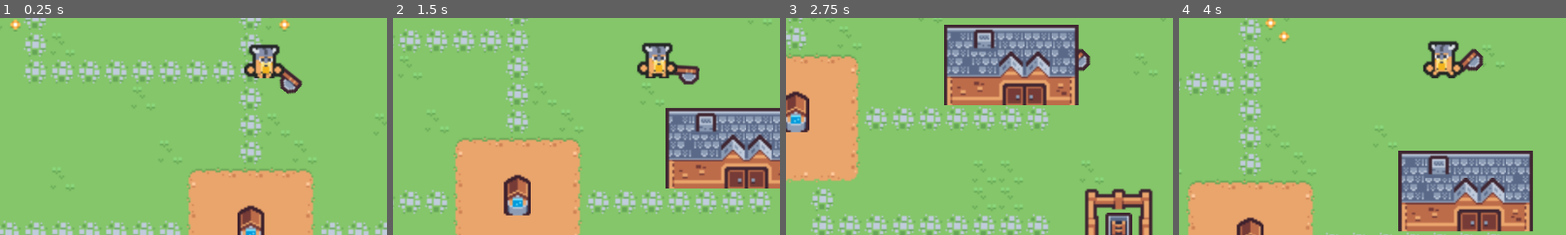
Above: before the commit, frames 1-4 (left to right).
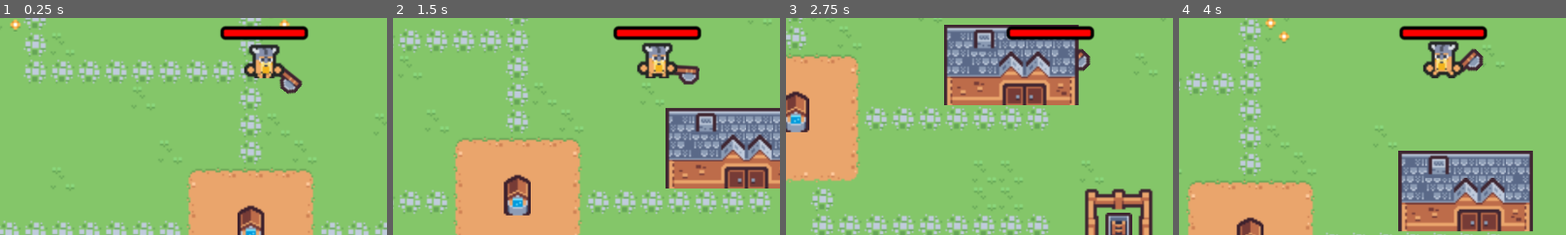
Above: after the commit, the same moments.

Repository: GodEmperorDaniel/crab-survivor
Game: Godot game, scene res://Scenes/Main_Scene.tscn
Same seed, same stepped clock (60 frames per second), same inputs: the game is played once before the commit and once after it.
Inputs (mouse positions are % of the whole screen's width and height, from its top left):
- Up to frame 1 (0.25 s): no input
- Up to frame 2 (1.5 s): tap Enter at 0.5 s; move the mouse to (72, 45) at 0.52 s; press the mouse at (72, 45) at 0.53 s; hold D (move_right) 0.53-1.28 s; move the mouse to (30, 55) at 1.27 s; release the mouse at (30, 55) at 1.28 s; hold S (move_down) from 1.28 s (still down); click (30, 55) at 1.35 s
- Up to frame 3 (2.75 s): move the mouse to (60, 28) at 2.02 s; release S (move_down) at 2.03 s; press the mouse at (60, 28) at 2.03 s; hold D (move_right) from 2.03 s (still down)
- Up to frame 4 (4 s): move the mouse to (45, 70) at 2.77 s; release D (move_right) at 2.78 s; release the mouse at (45, 70) at 2.78 s; hold W (move_up) 2.78-3.53 s; click (45, 70) at 2.85 s; move the mouse to (80, 65) at 3.52 s; press the mouse at (80, 65) at 3.53 s; hold A (move_left) from 3.53 s (still down)
The pictures show only the part of the screen within x 16-66%, y 41-91%; the shares and areas given below are measured in that part.

The runs differ from the first frame. In frame 1, 1.5% of the frame differs, in the area x 56-80%, y 3-11%; in frame 2, 1.5%; in frame 3, 1.5%; in frame 4, 1.5%.

Commit message:
Health bar

Diff:
--- a/Scenes/Main_Scene.tscn
+++ b/Scenes/Main_Scene.tscn
@@ -22,3 +22,4 @@
 layer_3/tile_data = PackedInt32Array(262130, 0, 5, 262131, 65536, 5, 262132, 196608, 5, 262133, 131072, 5, 196594, 0, 4 …(453 unchanged characters)…
 
 [node name="Player" parent="." instance=ExtResource("2_qf1we")]
+z_as_relative = false
--- a/Scenes/Player.tscn
+++ b/Scenes/Player.tscn
@@ -49,7 +49,28 @@
 radius = 5.0
 height = 18.0
 
+[sub_resource type="ImageTexture" id="ImageTexture_gkgai"]
+
+[sub_resource type="ImageTexture" id="ImageTexture_7meb5"]
+
+[sub_resource type="StyleBoxFlat" id="StyleBoxFlat_5eagr"]
+bg_color = Color(1, 0, 0, 1)
+border_width_left = 2
+border_width_top = 2
+border_width_right = 2
+border_width_bottom = 2
+border_color = Color(0, 0, 0, 1)
+corner_radius_top_left = 2
+corner_radius_top_right = 2
+corner_radius_bottom_right = 2
+corner_radius_bottom_left = 2
+expand_margin_left = 2.0
+expand_margin_top = 2.0
+expand_margin_right = 2.0
+expand_margin_bottom = 2.0
+
 [node name="Player" type="CharacterBody2D"]
+z_index = 1
 script = ExtResource("1_wu3mh")
 speed = 100.0
 
@@ -88,6 +109,18 @@
 [node name="Camera" type="Camera2D" parent="."]
 zoom = Vector2(2.5, 2.5)
 
+[node name="HealthBar" type="HSlider" parent="."]
+z_index = 1000
+offset_left = -24.0
+offset_top = -23.0
+offset_right = 24.0
+offset_bottom = -7.0
+theme_override_icons/grabber = SubResource("ImageTexture_gkgai")
+theme_override_icons/grabber_disabled = SubResource("ImageTexture_7meb5")
+theme_override_styles/slider = SubResource("StyleBoxFlat_5eagr")
+editable = false
+scrollable = false
+
 [connection signal="animation_finished" from="Animation/Weapon/Animation" to="Animation/Weapon" method="_on_attack_animation_finished"]
 [connection signal="animation_started" from="Animation/Weapon/Animation" to="Animation/Weapon" method="_on_attack_animation_started"]
 [connection signal="body_entered" from="Animation/Weapon/AttackArea" to="Animation/Weapon" method="_on_attack_area_body_entered"]
Not shown: 1 places in Scenes/Player.tscn that only renumber resources
